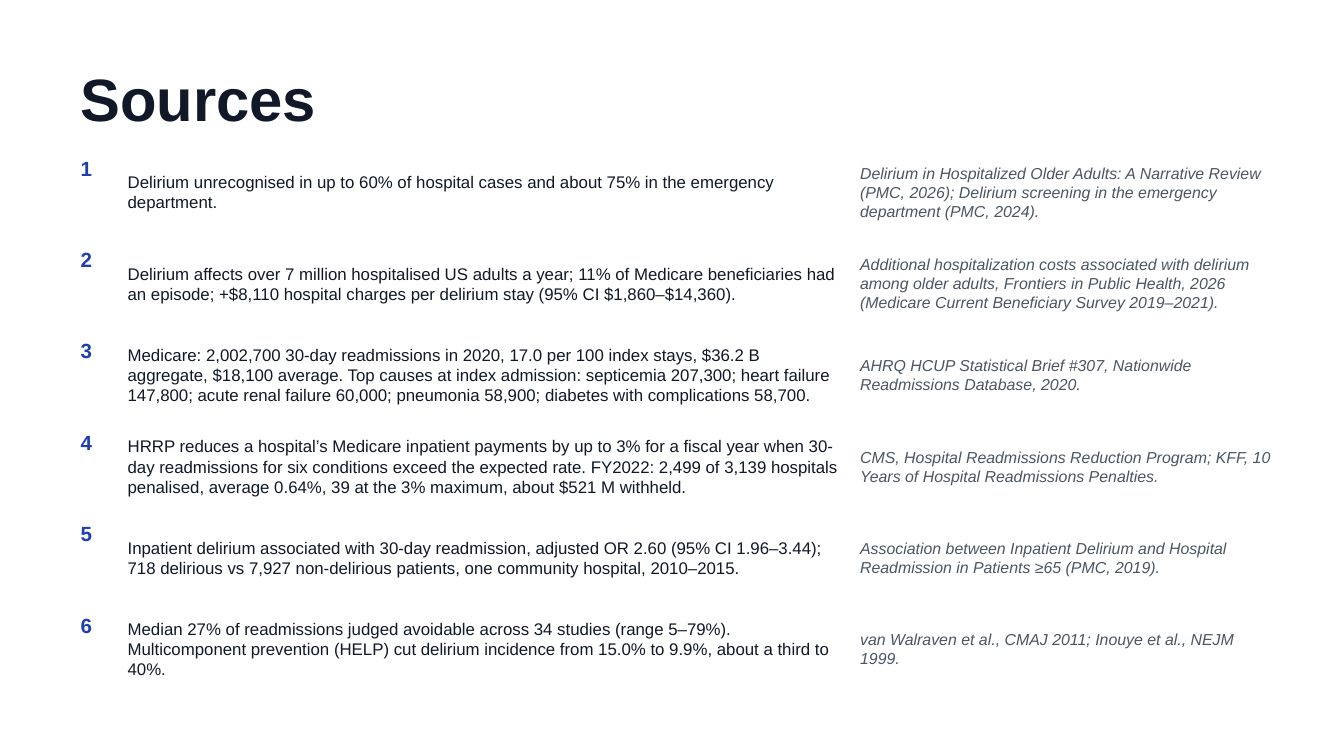
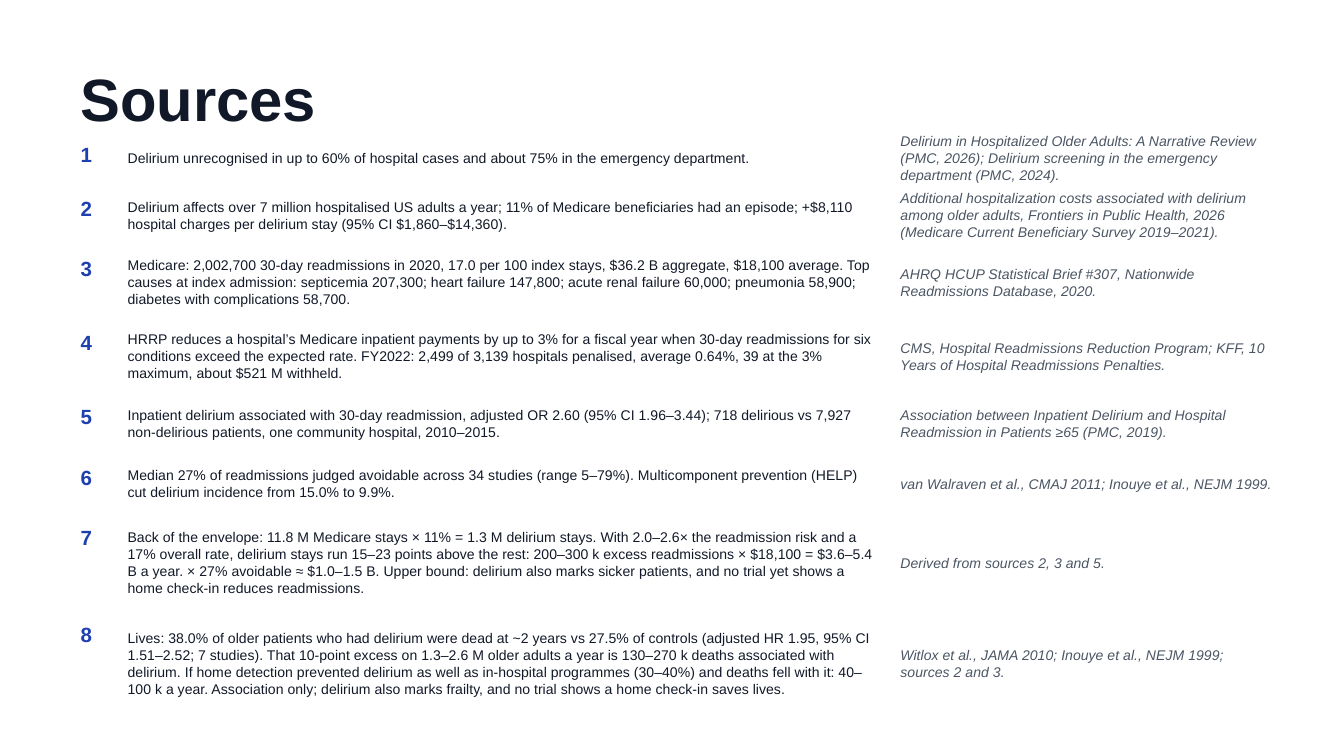
Before and after one commit to cpluntke/ernie, a slide deck: slide 8 of docs/talk/ernie-talk.pptx. Drawn at 1344x756 pixels with LibreOffice and Linux fonts; fonts in the diff are those of the drawing. Boxes give left, top, right and bottom in pixels: in the first picture for what was removed or moved away, otherwise in the second. Text is boxed around its words. In the diff, an @@ line names an element or a change of style, - is before the commit and + after.

```diff
--- a/docs/talk/ernie-talk.pptx
+++ b/docs/talk/ernie-talk.pptx
@@ text "1": place and size @@
-text "1" at (81,162,92,176)
+text "1" at (81,148,92,162)
@@ text "Delirium unrecognised in up to ...": place and size @@
-text "Delirium unrecognised in up to ..." at (128,175,774,212)
+text "Delirium unrecognised in up to ..." at (128,153,749,166)
@@ text "Delirium in Hospitalized Older Adults: ...": place and size @@
-text "Delirium in Hospitalized Older Adults: ..." at (860,167,1261,221)
+text "Delirium in Hospitalized Older Adults: ..." at (900,136,1256,183)
@@ text "2": place and size @@
-text "2" at (81,252,92,267)
+text "2" at (81,201,92,216)
@@ text "Delirium affects over 7 million ...": place and size @@
-text "Delirium affects over 7 million ..." at (128,267,835,304)
+text "Delirium affects over 7 million ..." at (128,201,852,232)
@@ text "Additional hospitalization costs associated with ...": place and size @@
-text "Additional hospitalization costs associated with ..." at (860,258,1250,312)
+text "Additional hospitalization costs associated with ..." at (900,193,1246,240)
@@ text "3": place and size @@
-text "3" at (81,343,92,359)
+text "3" at (81,261,92,277)
@@ text "Medicare: 2,002,700 30-day readmissions in ...": place and size @@
-text "Medicare: 2,002,700 30-day readmissions in ..." at (128,348,830,405)
+text "Medicare: 2,002,700 30-day readmissions in ..." at (128,259,870,307)
@@ text "AHRQ HCUP Statistical Brief #307, ...": place and size @@
-text "AHRQ HCUP Statistical Brief #307, ..." at (860,359,1192,392)
+text "AHRQ HCUP Statistical Brief #307, ..." at (900,269,1195,298)
@@ text "4": place and size @@
-text "4" at (81,436,92,450)
+text "4" at (81,336,92,350)
@@ text "HRRP reduces a hospital’s Medicare ...": place and size @@
-text "HRRP reduces a hospital’s Medicare ..." at (128,439,837,497)
+text "HRRP reduces a hospital’s Medicare ..." at (128,334,871,380)
@@ text "CMS, Hospital Readmissions Reduction Program; ...": place and size @@
-text "CMS, Hospital Readmissions Reduction Program; ..." at (860,451,1271,486)
+text "CMS, Hospital Readmissions Reduction Program; ..." at (900,343,1265,373)
@@ text "5": place and size @@
-text "5" at (81,527,92,541)
+text "5" at (81,410,92,424)
@@ size 9 to 7.5 pt in 5 elements at (128,153,749,166), (128,201,852,232), (128,259,870,307), (128,334,871,380), (128,410,851,440) @@
@@ text "Inpatient delirium associated with 30-day ...": place and size @@
-text "Inpatient delirium associated with 30-day ..." at (128,541,821,578)
+text "Inpatient delirium associated with 30-day ..." at (128,410,851,440)
@@ text "Association between Inpatient Delirium and ...": place and size @@
-text "Association between Inpatient Delirium and ..." at (860,542,1226,577)
+text "Association between Inpatient Delirium and ..." at (900,410,1226,440)
@@ text "6": place and size @@
-text "6" at (81,618,92,633)
+text "6" at (81,470,92,485)
@@ text at (128,470,857,497): text changed; size 9 to 7.5 pt @@
-Median 27% of readmissions judged avoidable across 34 studies (range 5–79%). Multicomponent prevention (HELP) cut delirium incidence from 15.0% to 9.9%, about a third to 40%.
+Median 27% of readmissions judged avoidable across 34 studies (range 5–79%). Multicomponent prevention (HELP) cut delirium incidence from 15.0% to 9.9%.
@@ size 8.5 to 7.5 pt in 6 elements at (900,136,1256,183), (900,193,1246,240), (900,269,1195,298), (900,343,1265,373), (900,410,1226,440), (900,479,1271,492) @@
@@ text "van Walraven et al., CMAJ ...": place and size @@
-text "van Walraven et al., CMAJ ..." at (860,633,1234,664)
+text "van Walraven et al., CMAJ ..." at (900,479,1271,492)
@@ text added at (81,531,92,545), 11 pt, text #1E40AF, bold @@
+7
@@ text added at (128,532,872,593), 7.5 pt, text #111827 @@
+Back of the envelope: 11.8 M Medicare stays × 11% = 1.3 M delirium stays. With 2.0–2.6× the readmission risk and a 17% overall rate, delirium stays run 15–23 points above the rest: 200–300 k excess readmissions × $18,100 = $3.6–5.4 B a year. × 27% avoidable ≈ $1.0–1.5 B. Upper bound: delirium also marks sicker patients, and no trial yet shows a home check-in reduces readmissions.
@@ text added at (900,558,1105,570), 7.5 pt, text #4B5563, italic @@
+Derived from sources 2, 3 and 5.
@@ text added at (81,628,92,642), 11 pt, text #1E40AF, bold @@
+8
@@ text added at (128,633,870,697), 7.5 pt, text #111827 @@
+Lives: 38.0% of older patients who had delirium were dead at ~2 years vs 27.5% of controls (adjusted HR 1.95, 95% CI 1.51–2.52; 7 studies). That 10-point excess on 1.3–2.6 M older adults a year is 130–270 k deaths associated with delirium. If home detection prevented delirium as well as in-hospital programmes (30–40%) and deaths fell with it: 40–100 k a year. Association only; delirium also marks frailty, and no trial shows a home check-in saves lives.
@@ text added at (900,650,1223,677), 7.5 pt, text #4B5563, italic @@
+Witlox et al., JAMA 2010; Inouye et al., NEJM 1999; sources 2 and 3.
```
Also in this commit, not shown: 2 other slides changed, 2 other files.
